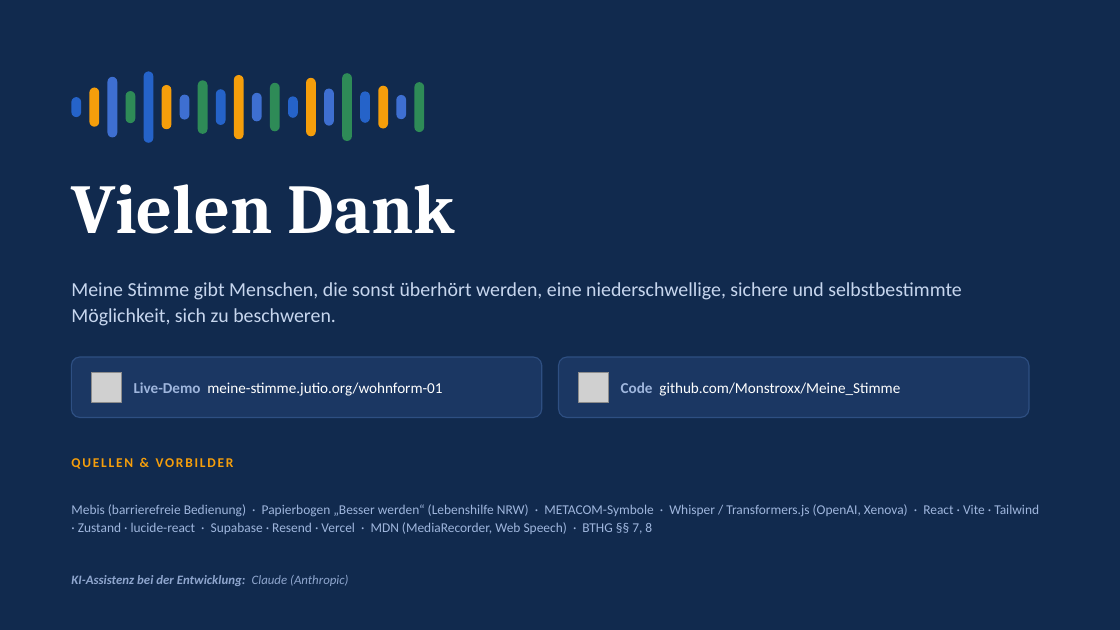
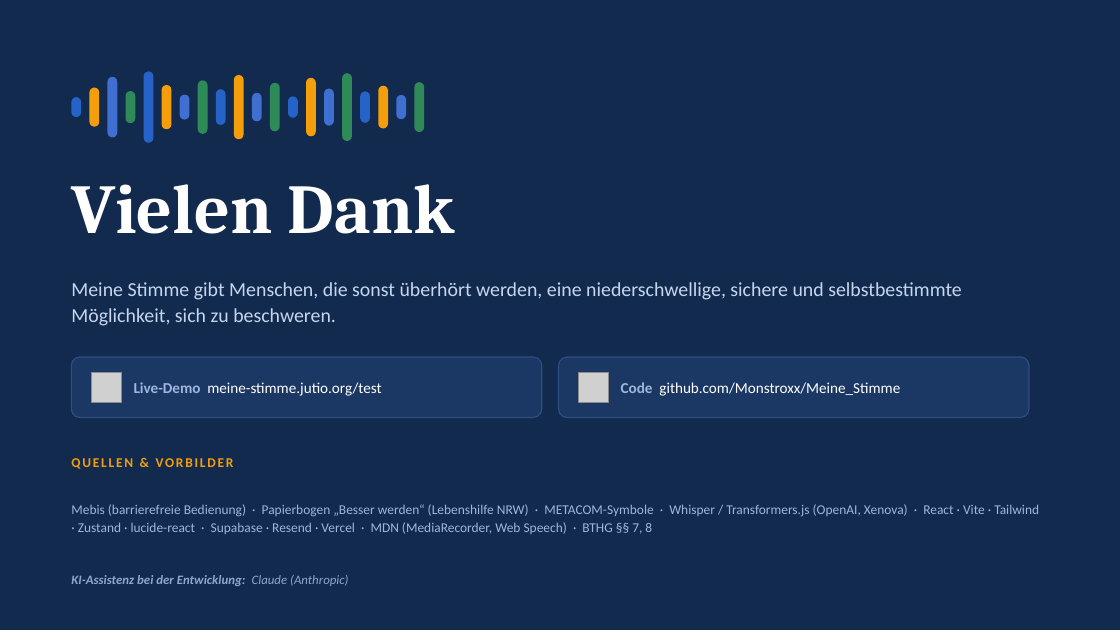
Before and after one commit to Monstroxx/Meine_Stimme, a slide deck: slide 23 of docs/Meine_Stimme.pptx. Drawn at 1120x630 pixels with LibreOffice and Linux fonts; fonts in the diff are those of the drawing; grey boxes stand for pictures. Boxes give left, top, right and bottom in pixels: in the first picture for what was removed or moved away, otherwise in the second. Text is boxed around its words. In the diff, an @@ line names an element or a change of style, - is before the commit and + after.

```diff
--- a/docs/Meine_Stimme.pptx
+++ b/docs/Meine_Stimme.pptx
@@ text at [134, 382, 381, 396]: text changed @@
-Live-Demo meine-stimme.jutio.org/wohnform-01
+Live-Demo meine-stimme.jutio.org/test
```
Also in this commit, not shown: 3 other slides changed.
